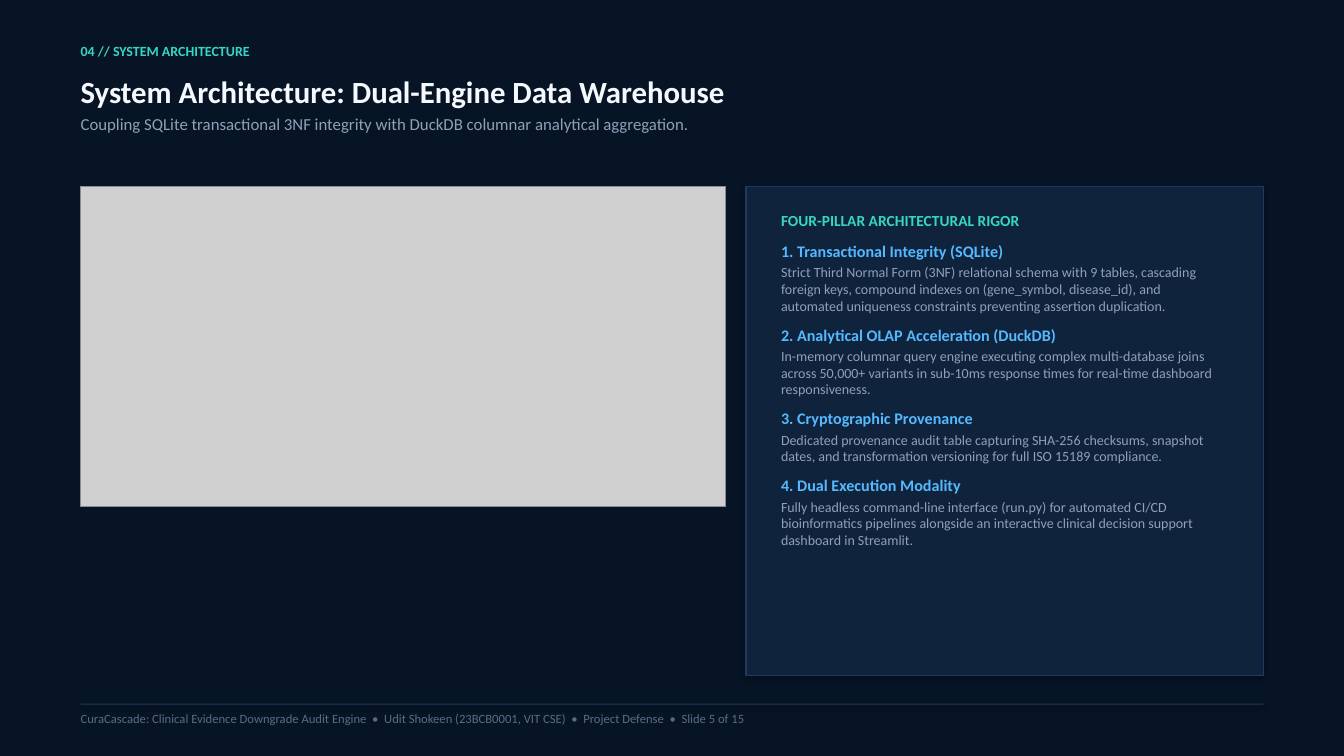
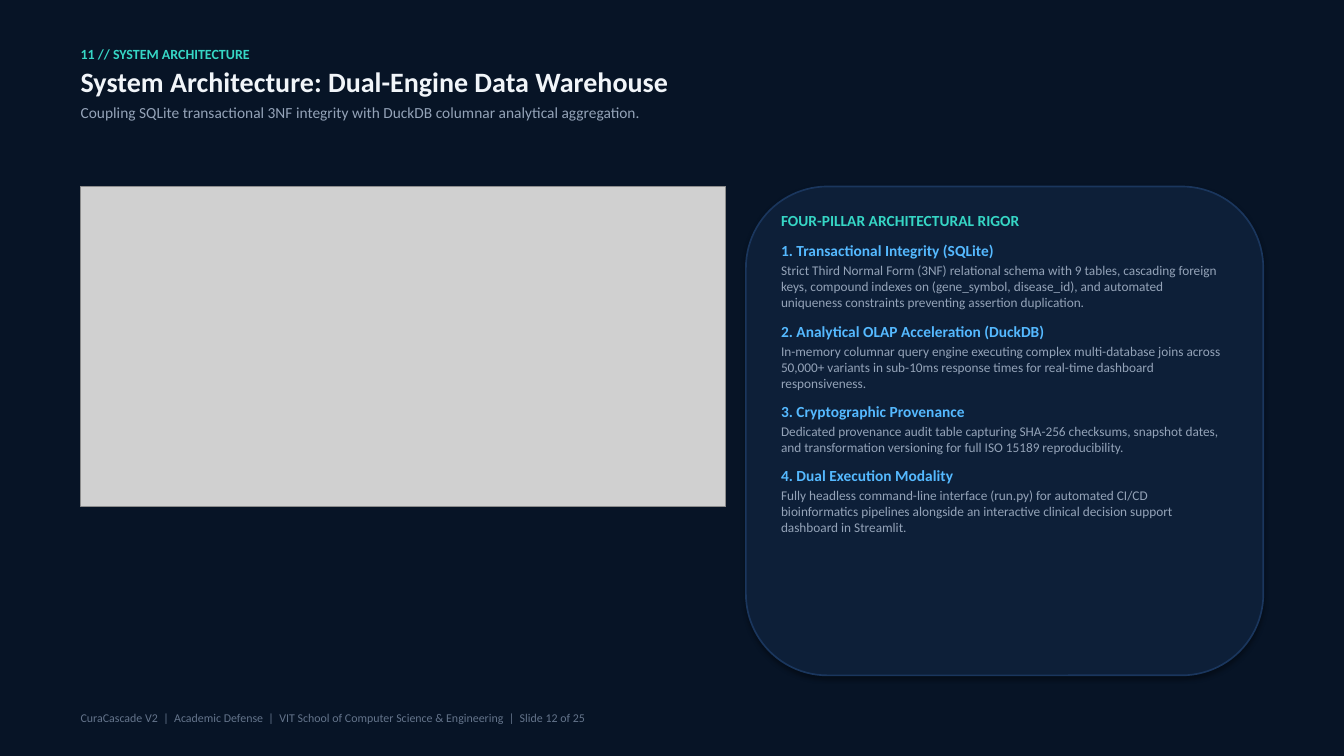
Before and after one commit to uditshokeen14/curacascadeV2, a slide deck: slide 12 of CuraCascade_Presentation_Redesigned.pptx (slide 5 before the commit). Drawn at 1344x756 pixels with LibreOffice and Linux fonts; fonts in the diff are those of the drawing; grey boxes stand for pictures. Boxes give left, top, right and bottom in pixels: in the first picture for what was removed or moved away, otherwise in the second. Text is boxed around its words. In the diff, an @@ line names an element or a change of style, - is before the commit and + after.

Commit message:
feat: complete CuraCascade V2 25-slide defense deck, claim audit, beginner guide, and viva defense bible

```diff
--- a/CuraCascade_Presentation_Redesigned.pptx
+++ b/CuraCascade_Presentation_Redesigned.pptx
@@ background #FFFFFF to #071426 @@
@@ rectangle removed at [0, 0, 1344, 756] @@
@@ text at [81, 50, 250, 59]: paragraph added @@
+11 // SYSTEM ARCHITECTURE
@@ text "11 // SYSTEM ARCHITECTURE": place and size @@
-text "11 // SYSTEM ARCHITECTURE" at [81, 81, 724, 133]
+text "11 // SYSTEM ARCHITECTURE" at [81, 50, 668, 121]
@@ text removed at [81, 47, 250, 56] @@
-04 // SYSTEM ARCHITECTURE
@@ text at [81, 72, 668, 121]: size 22 to 20 pt, text colour #F5F8FC to #F1F5F9 in "System Architecture: Dual-Engine Data Warehouse"; size 12 to 11 pt, text colour #8FA0B8 to #94A3B8 in "Coupling SQLite transactional 3NF integrity with DuckDB ..."; more space between paragraphs @@
@@ rectangle removed at [746, 187, 1263, 676] @@
@@ rounded rectangle added at [746, 187, 1263, 676], fill #0D1F38, outline #1A365D 1.2 pt @@
@@ text at [781, 245, 1221, 532]: size 11.5 to 11 pt in "1. Transactional Integrity (SQLite)", "2. Analytical OLAP Acceleration (DuckDB)", "3. Cryptographic Provenance", "4. Dual Execution Modality"; size 10 to 9.5 pt, text colour #8FA0B8 to #94A3B8 in "Strict Third Normal Form (3NF) relational schema ...", "In-memory columnar query engine executing complex multi-data ...", "Fully headless command-line interface (run.py) for automated ..." @@
@@ text at [781, 427, 1219, 454]: text changed; size 10 to 9.5 pt; text colour #8FA0B8 to #94A3B8 @@
-Dedicated provenance audit table capturing SHA-256 checksums, snapshot dates, and transformation versioning for full ISO 15189 compliance.
+Dedicated provenance audit table capturing SHA-256 checksums, snapshot dates, and transformation versioning for full ISO 15189 reproducibility.
@@ text at [81, 714, 585, 724]: text changed; size 9 to 8.5 pt; text colour #5A6C82 to #64748B @@
-CuraCascade: Clinical Evidence Downgrade Audit Engine • Udit Shokeen (23BCB0001, VIT CSE) • Project Defense • Slide 5 of 15
+CuraCascade V2 | Academic Defense | VIT School of Computer Science & Engineering | Slide 12 of 25
@@ rectangle removed at [81, 704, 1263, 705] @@
```
Also in this commit, not shown: 6 other slides changed, 18 slides added, 8 slides removed, 17 other files.
